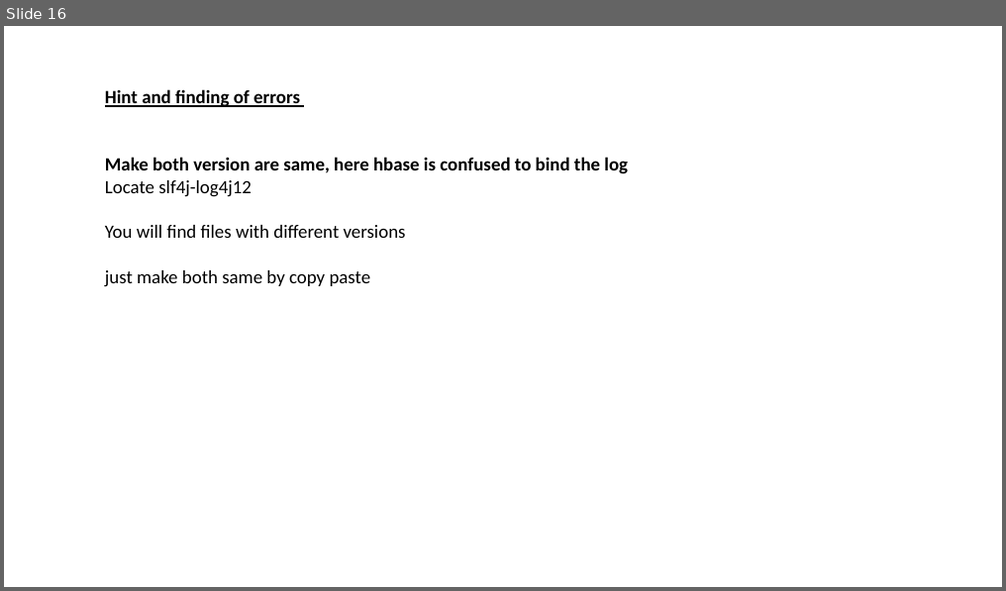
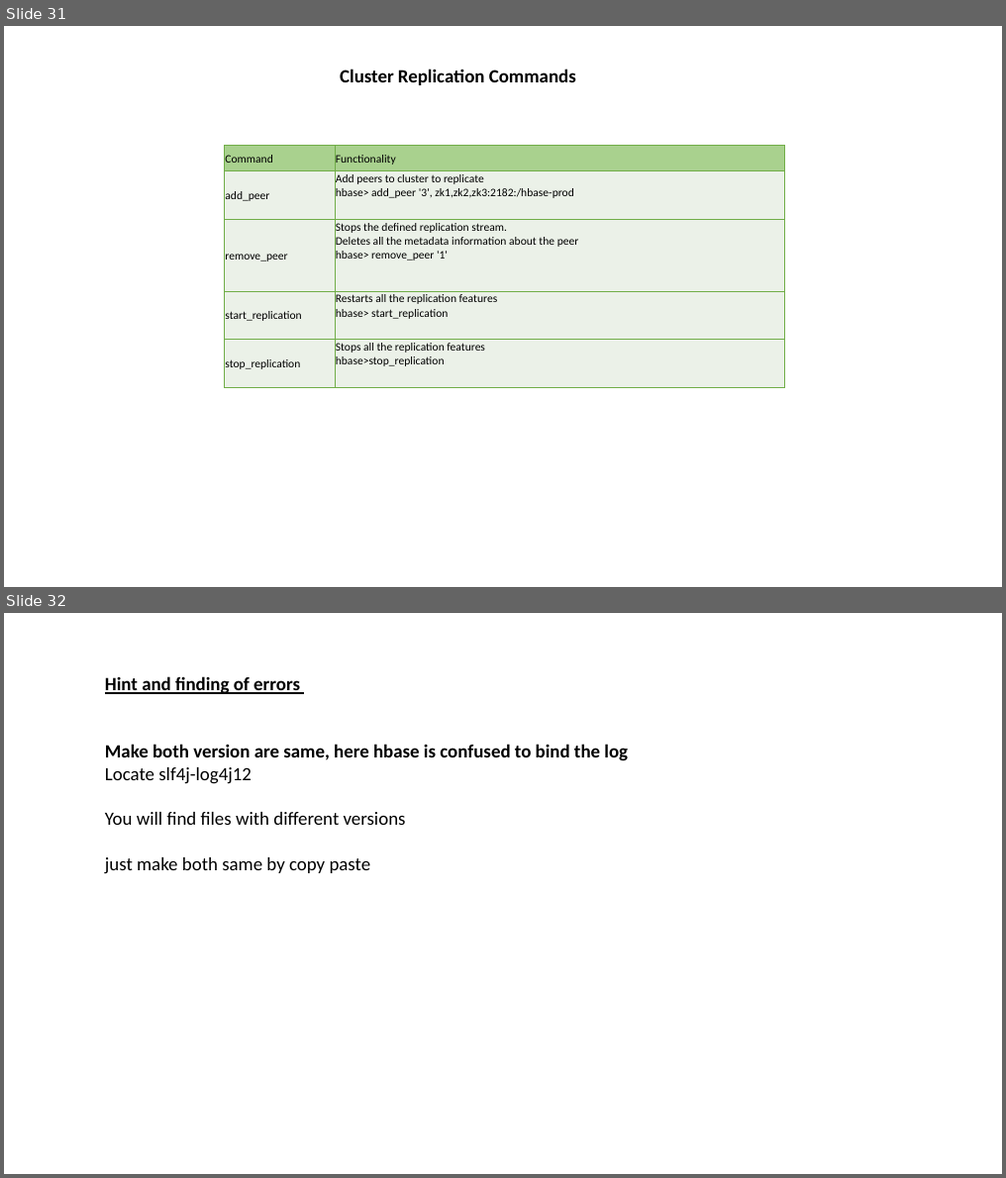
Before and after one commit to aashmishra/Bigdata_ppt, a slide deck: hbase.pptx. Shown one above the other, each under a label of ours: slide 16 before the commit, slides 31 and 32 after it. The pictures are 1006x591 and 1006x1178 pixels, drawn with LibreOffice and Linux fonts; fonts in the diff are those of the drawing. Boxes give left, top, right and bottom in pixels: in the first picture for what was removed or moved away, otherwise in the second. Text is boxed around its words. In the diff, an @@ line names an element or a change of style, - is before the commit and + after.

```diff
--- a/hbase.pptx
+++ b/hbase.pptx
@@ slide 31 added at [4, 26, 1002, 587], background #FFFFFF @@
@@ text added at [340, 69, 576, 85], 18 pt, text #000000, bold @@
+Cluster Replication Commands
@@ table added at [225, 146, 785, 388], 5 rows, 2 columns @@
+Command | Functionality
+add_peer | Add peers to cluster to replicate hbase> add_peer '3', zk1,zk2,zk3:2182:/hbase-prod
+remove_peer | Stops the defined replication stream. Deletes all the metadata information about the peer hbase> remove_peer '1'
+start_replication | Restarts all the replication features hbase> start_replication
+stop_replication | Stops all the replication features hbase>stop_replication
@@ what was slide 16 is now slide 32 @@
```
Also in this commit, not shown: 3 slides changed, 15 other slides added.
